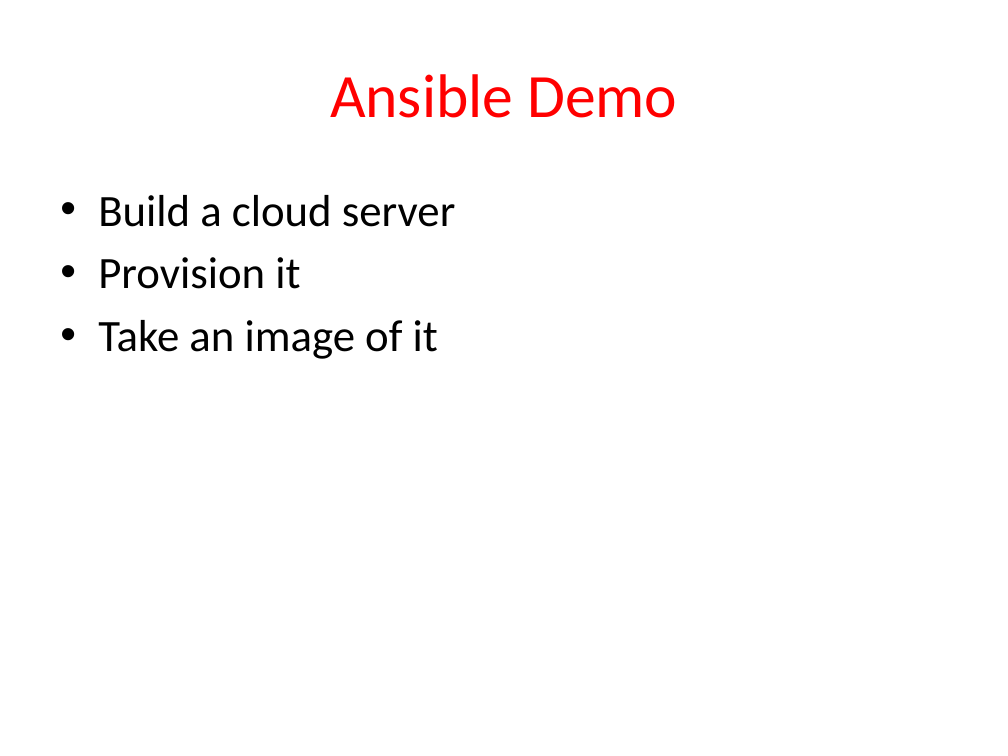
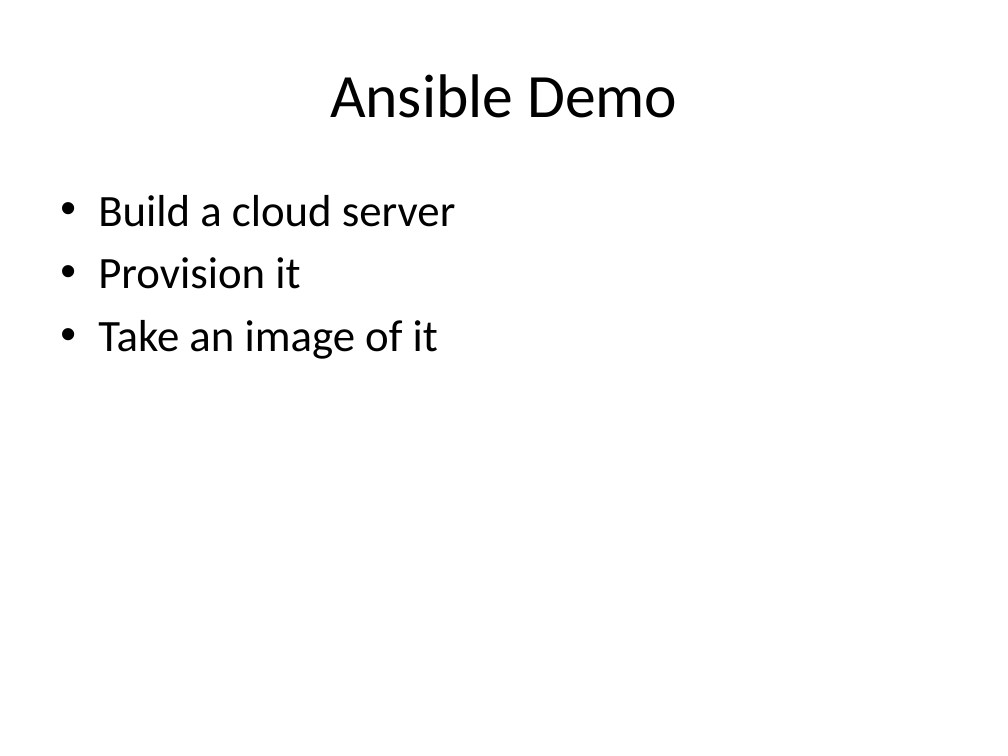
Before and after one commit to Milstein/bsu-cloud-computing, a slide deck: slide 32 of presentation/CloudComputingConfigurationManagement.pptx. Drawn at 1008x756 pixels with LibreOffice and Linux fonts; fonts in the diff are those of the drawing. Boxes give left, top, right and bottom in pixels: in the first picture for what was removed or moved away, otherwise in the second. Text is boxed around its words. In the diff, an @@ line names an element or a change of style, - is before the commit and + after.

```diff
--- a/presentation/CloudComputingConfigurationManagement.pptx
+++ b/presentation/CloudComputingConfigurationManagement.pptx
@@ title "Ansible Demo" at (330,74,677,118): text colour #FF0000 to #000000 @@
```
Also in this commit, not shown: 1 other slide changed, 10 other files.
